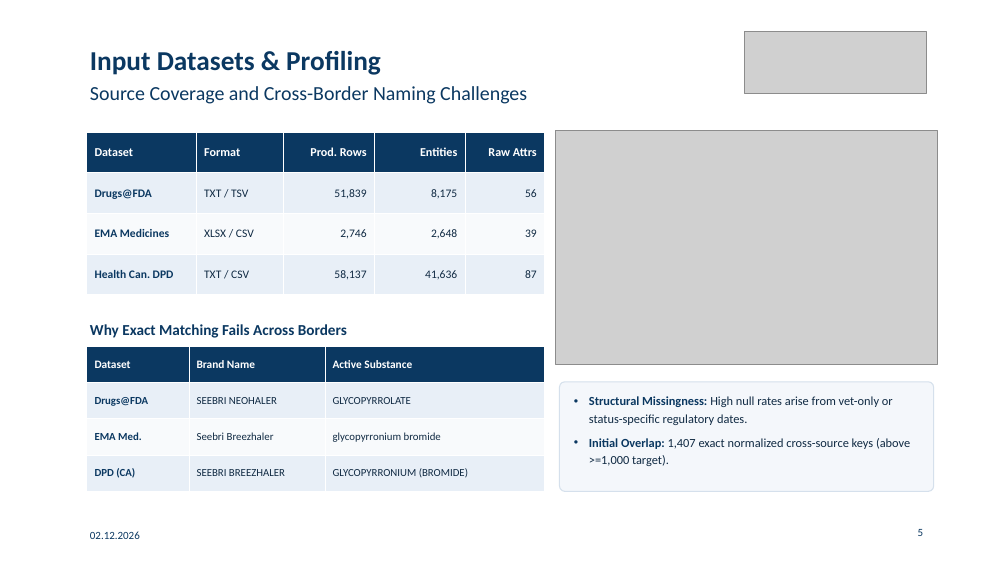
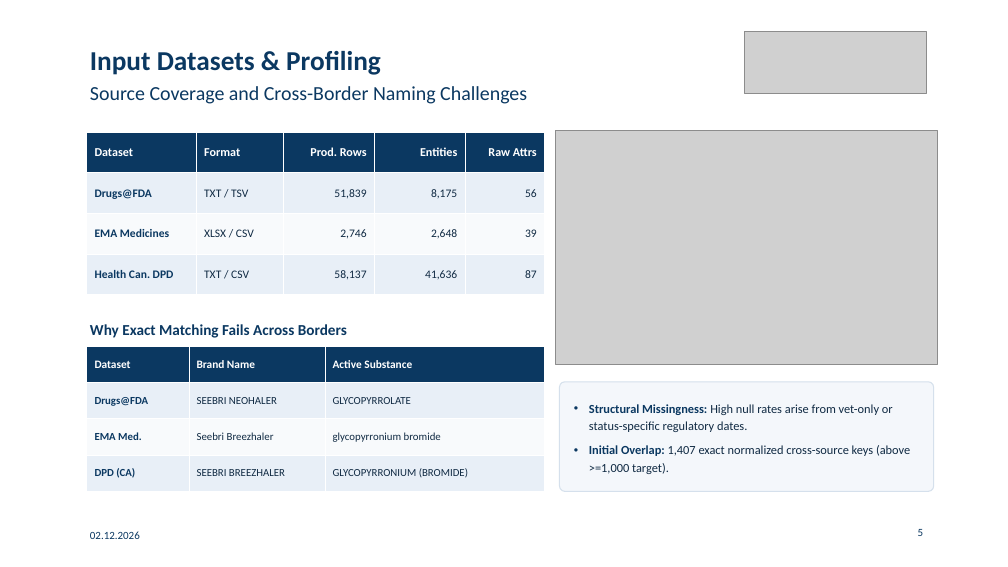
Before and after one commit to gabegagster/wdi-drug-integration, a slide deck: slide 5 of docs/presentation/wdi_drug_integration_presentation.pptx. Drawn at 1008x567 pixels with LibreOffice and Linux fonts; fonts in the diff are those of the drawing; grey boxes stand for pictures. Boxes give left, top, right and bottom in pixels: in the first picture for what was removed or moved away, otherwise in the second. Text is boxed around its words. In the diff, an @@ line names an element or a change of style, - is before the commit and + after.

```diff
--- a/docs/presentation/wdi_drug_integration_presentation.pptx
+++ b/docs/presentation/wdi_drug_integration_presentation.pptx
@@ text "Structural Missingness: High null rates ...": place and size @@
-text "Structural Missingness: High null rates ..." at box(589, 396, 910, 466)
+text "Structural Missingness: High null rates ..." at box(589, 404, 910, 474)
@@ text "Structural Missingness: High null rates ..." at box(589, 404, 910, 474): vertical alignment top to middle @@
@@ text at box(589, 445, 910, 474): less space between paragraphs @@
```
Also in this commit, not shown: 11 other slides changed, 1 other file.
